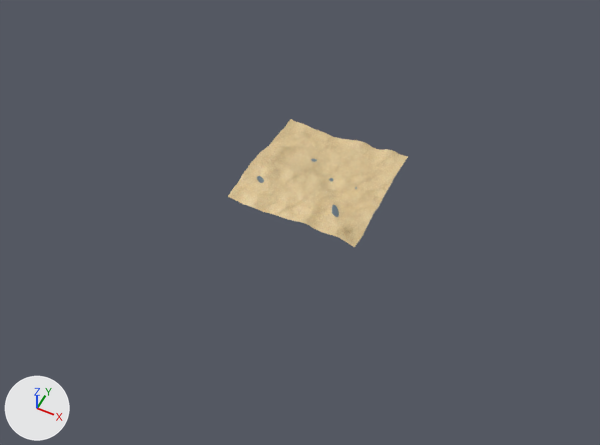
A saved change to the Blender file blender/terrain.blend.
Both versions are drawn from a camera (50 mm lens) standing at (216.0, -473.0, 529.0) and looking at (-3.0, -35.0, -18.0). The lights are fixed; the arrows at lower left show +X, +Y and +Z.
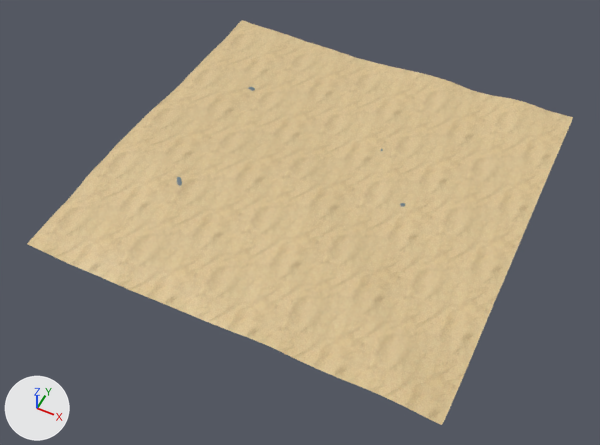
Boxes (x1, y1, x2, y2) around the edits, measured in the pictures (600 x 445 px):
'Plane', rescaled (202% wider, 215% taller)
    before: (228, 119, 408, 247)
    after: (27, 20, 573, 425)
'Cube.002', deleted
    before: (332, 205, 339, 217)

What the commit changed:
Object 'Plane' (ob_plane) is rescaled from (-23.8, -23.8, -23.8) to (-71.6, -71.6, -23.8).
In object 'Cube' (ob_cube), parent is no longer ob_cube_002.
In object 'Cube.001' (ob_cube_001), parent is no longer ob_cube_002.
Object 'Cube.002' (ob_cube_002) is deleted.
In object 'Cube.003' (ob_cube_003), parent is no longer ob_cube_002.
